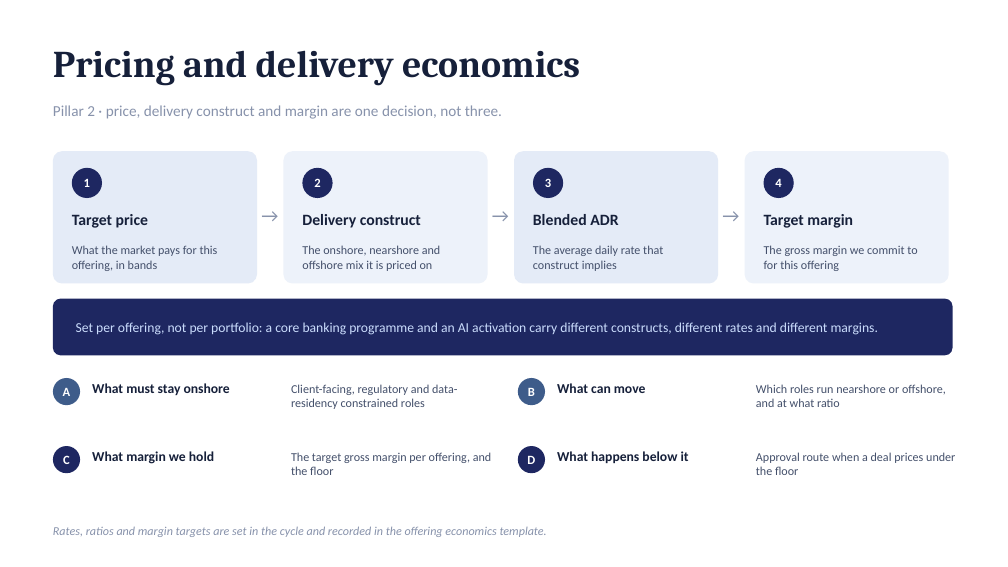
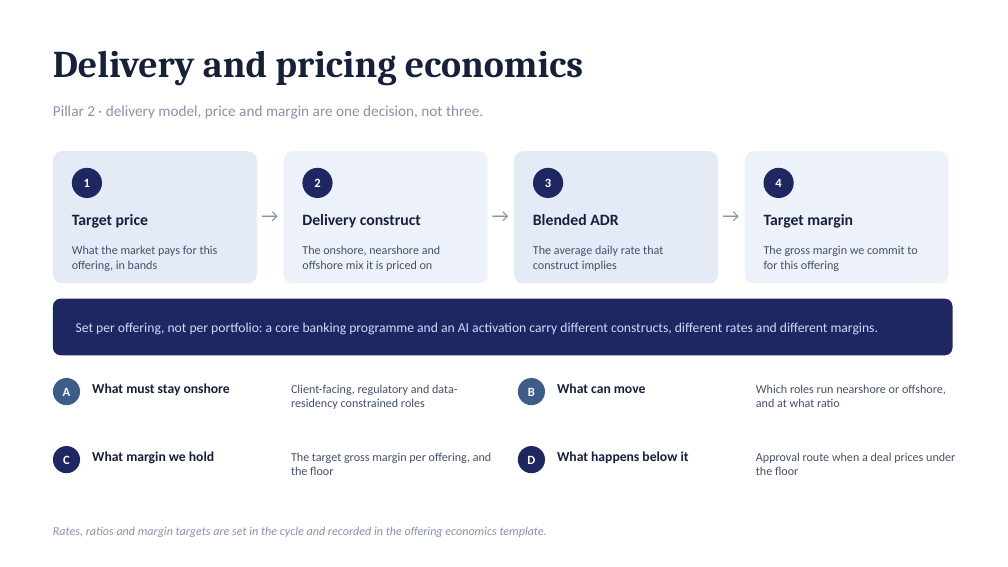
Before and after one commit to dhajjar-cyber/bae, a slide deck: slide 8 of FSI strategy/EAIND-FSI-Strategy-Development-Plan.pptx. Drawn at 1008x567 pixels with LibreOffice and Linux fonts; fonts in the diff are those of the drawing. Boxes give left, top, right and bottom in pixels: in the first picture for what was removed or moved away, otherwise in the second. Text is boxed around its words. In the diff, an @@ line names an element or a change of style, - is before the commit and + after.

```diff
--- a/FSI strategy/EAIND-FSI-Strategy-Development-Plan.pptx
+++ b/FSI strategy/EAIND-FSI-Strategy-Development-Plan.pptx
@@ text at <box>53,50,583,86</box>: text changed @@
-Pricing and delivery economics
+Delivery and pricing economics
@@ text at <box>53,105,483,119</box>: text changed @@
-Pillar 2 · price, delivery construct and margin are one decision, not three.
+Pillar 2 · delivery model, price and margin are one decision, not three.
```
Also in this commit, not shown: 9 other slides changed, 2 other files.
